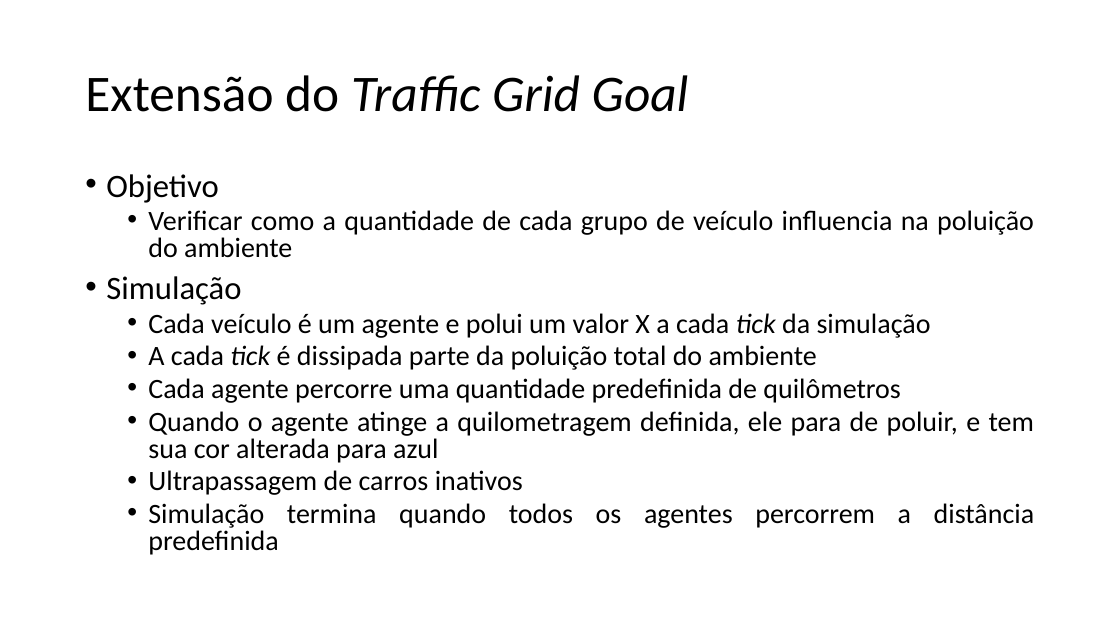
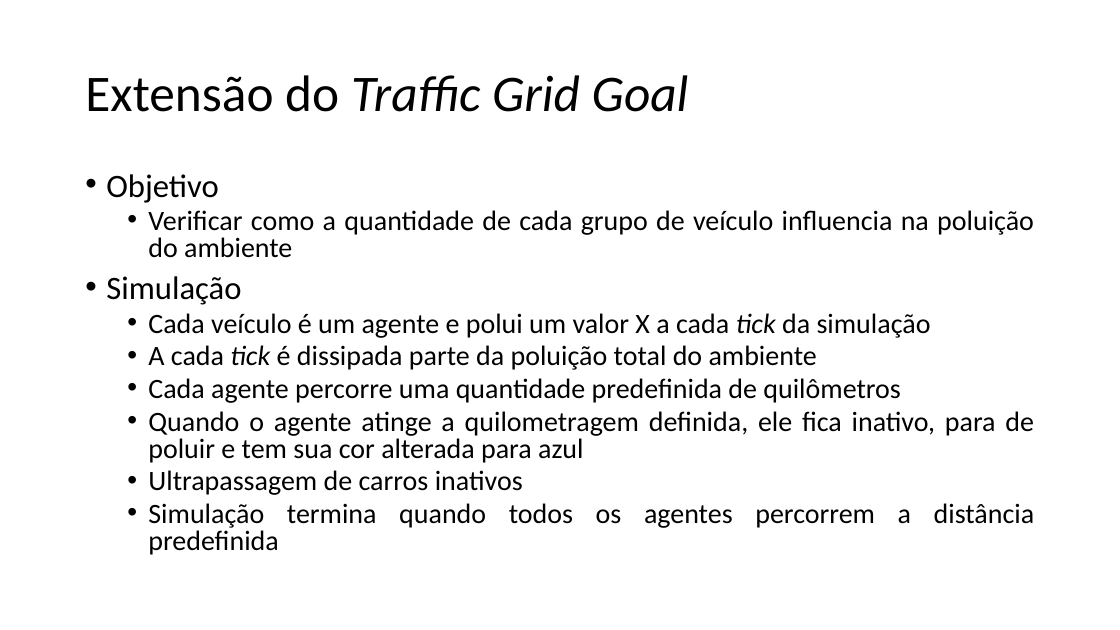
Before and after one commit to rejunges/SimulacaoSocial, a slide deck: slide 3 of Trabalho Netlogo.pptx. Drawn at 1120x630 pixels with LibreOffice and Linux fonts; fonts in the diff are those of the drawing. Boxes give left, top, right and bottom in pixels: in the first picture for what was removed or moved away, otherwise in the second. Text is boxed around its words. In the diff, an @@ line names an element or a change of style, - is before the commit and + after.

```diff
--- a/Trabalho Netlogo.pptx
+++ b/Trabalho Netlogo.pptx
@@ text at (x1=148, y1=411, x2=1034, y2=463): text changed @@
-  • Quando o agente atinge a quilometragem definida, ele para de poluir, e tem sua cor alterada para azul
+  • Quando o agente atinge a quilometragem definida, ele fica inativo, para de poluir e tem sua cor alterada para azul
```
Also in this commit, not shown: 1 other slide changed.
